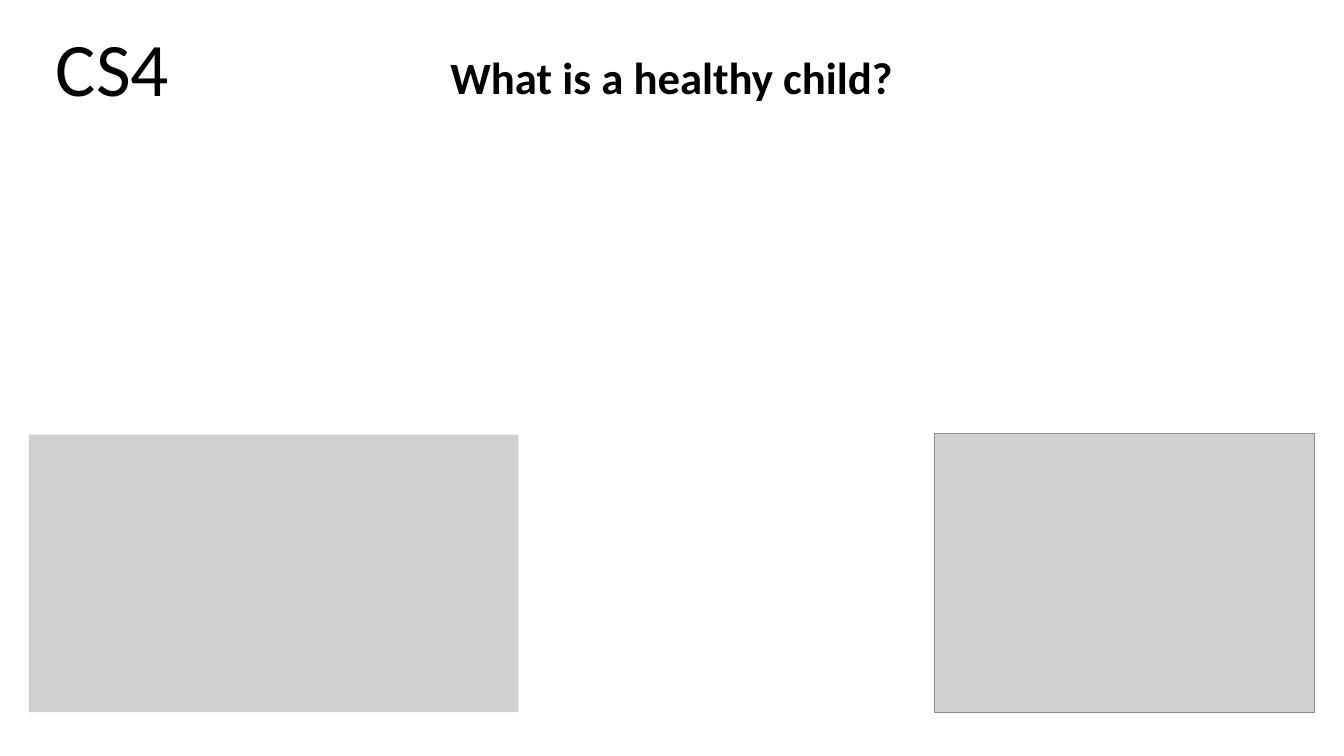
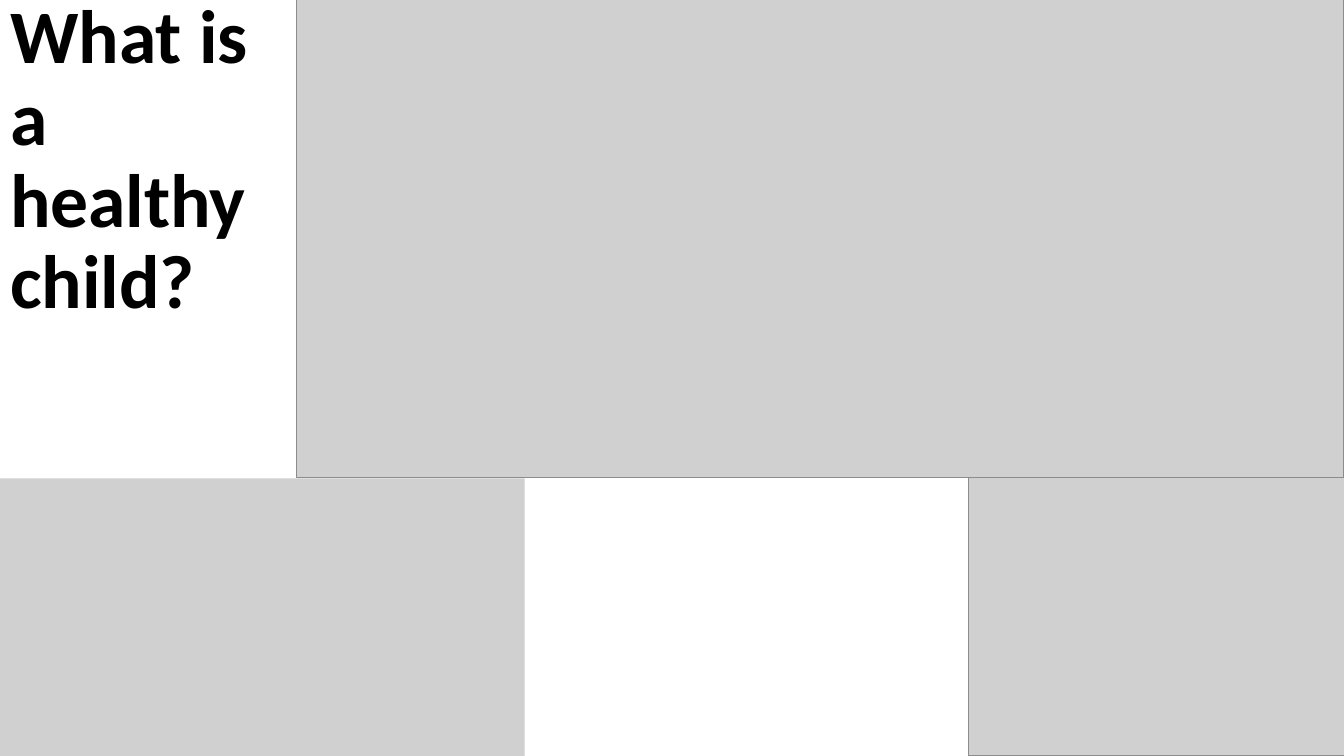
Before and after one commit to kctolli/CSE150, a slide deck: slide 1 of analysis/cs4.pptx. Drawn at 1344x756 pixels with LibreOffice and Linux fonts; fonts in the diff are those of the drawing; grey boxes stand for pictures. Boxes give left, top, right and bottom in pixels: in the first picture for what was removed or moved away, otherwise in the second. Text is boxed around its words. In the diff, an @@ line names an element or a change of style, - is before the commit and + after.

```diff
--- a/analysis/cs4.pptx
+++ b/analysis/cs4.pptx
@@ title at (10,10,248,309): text changed; bold on @@
-CS4
+CS4
+What is a
+healthy child?
@@ picture added at (296,0,1344,478) @@
@@ subtitle removed at (450,62,892,101) @@
-What is a healthy child?
@@ picture: place and size @@
-picture at (29,435,519,712)
+picture at (0,479,524,756)
@@ picture: place and size @@
-picture at (936,434,1316,712)
+picture at (969,478,1344,756)
```
Also in this commit, not shown: 4 slides added, 4 slides removed.
